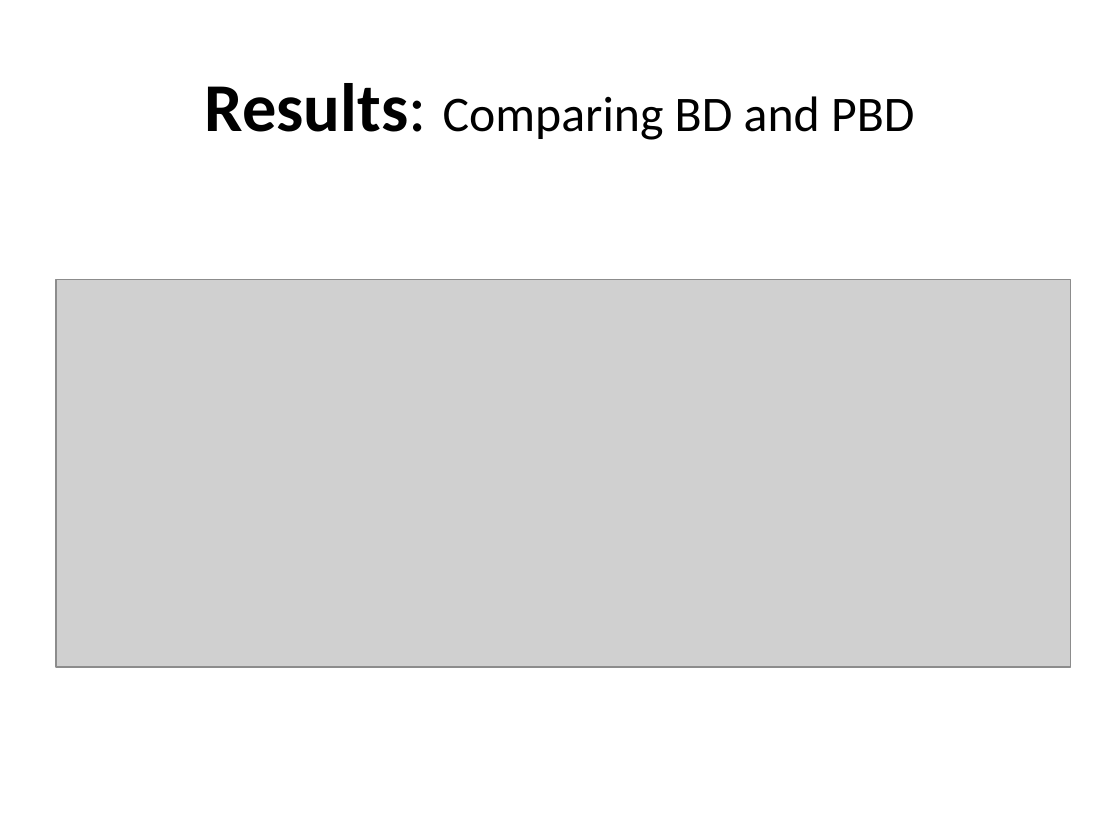
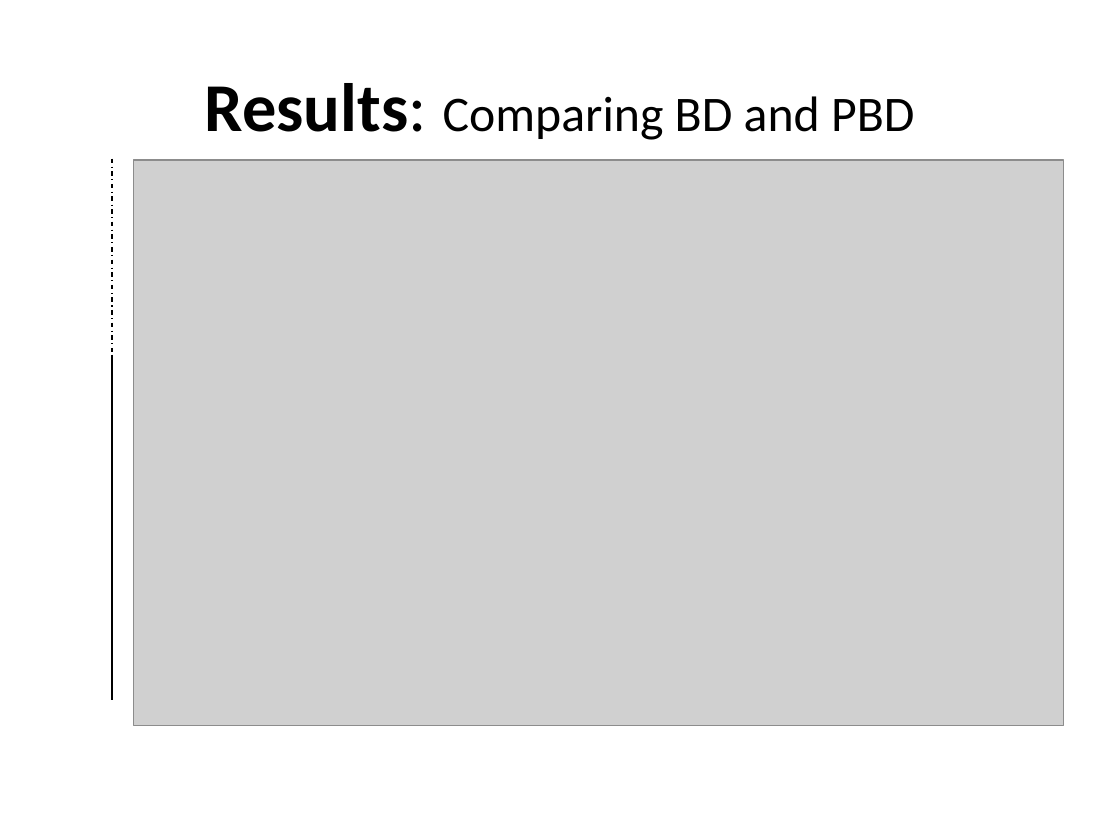
Before and after one commit to richelbilderbeek/Cer2016, a slide deck: slide 13 of doc/Cer2016_Femke Thon & Jolien Gay_FINAL.pptx. Drawn at 1120x840 pixels with LibreOffice and Linux fonts; fonts in the diff are those of the drawing; grey boxes stand for pictures; background and template pictures are left out. Boxes give left, top, right and bottom in pixels: in the first picture for what was removed or moved away, otherwise in the second. Text is boxed around its words. In the diff, an @@ line names an element or a change of style, - is before the commit and + after.

```diff
--- a/doc/Cer2016_Femke Thon & Jolien Gay_FINAL.pptx
+++ b/doc/Cer2016_Femke Thon & Jolien Gay_FINAL.pptx
@@ line added from (112, 159) to (112, 355), #000000 0.75 pt dashed @@
@@ picture: place and size @@
-picture at <box>56,279,1071,666</box>
+picture at <box>133,160,1064,726</box>
@@ line added from (112, 355) to (112, 700), #000000 0.75 pt @@
```
Also in this commit, not shown: 2 other slides changed, 1 slide added, 1 slide removed.
